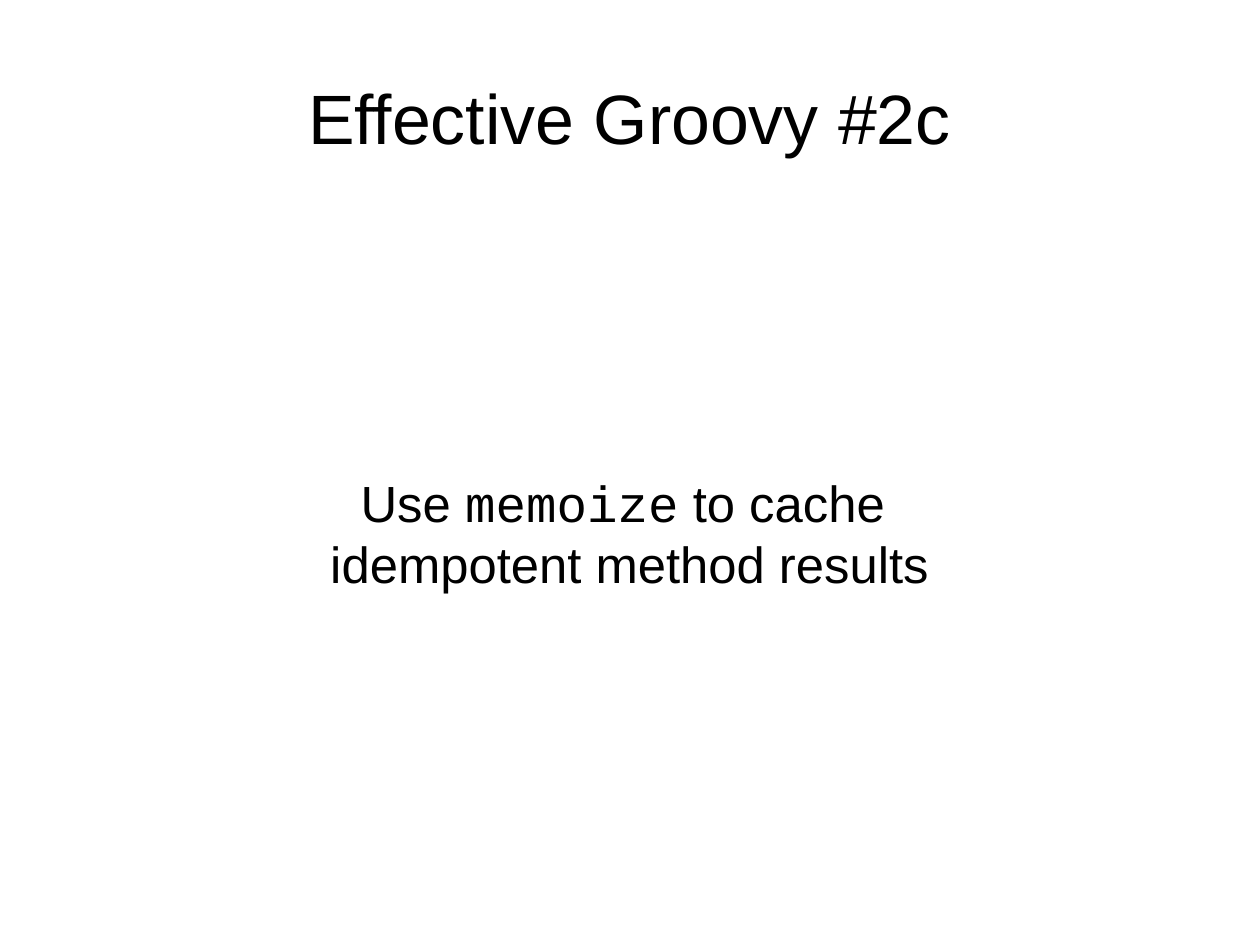
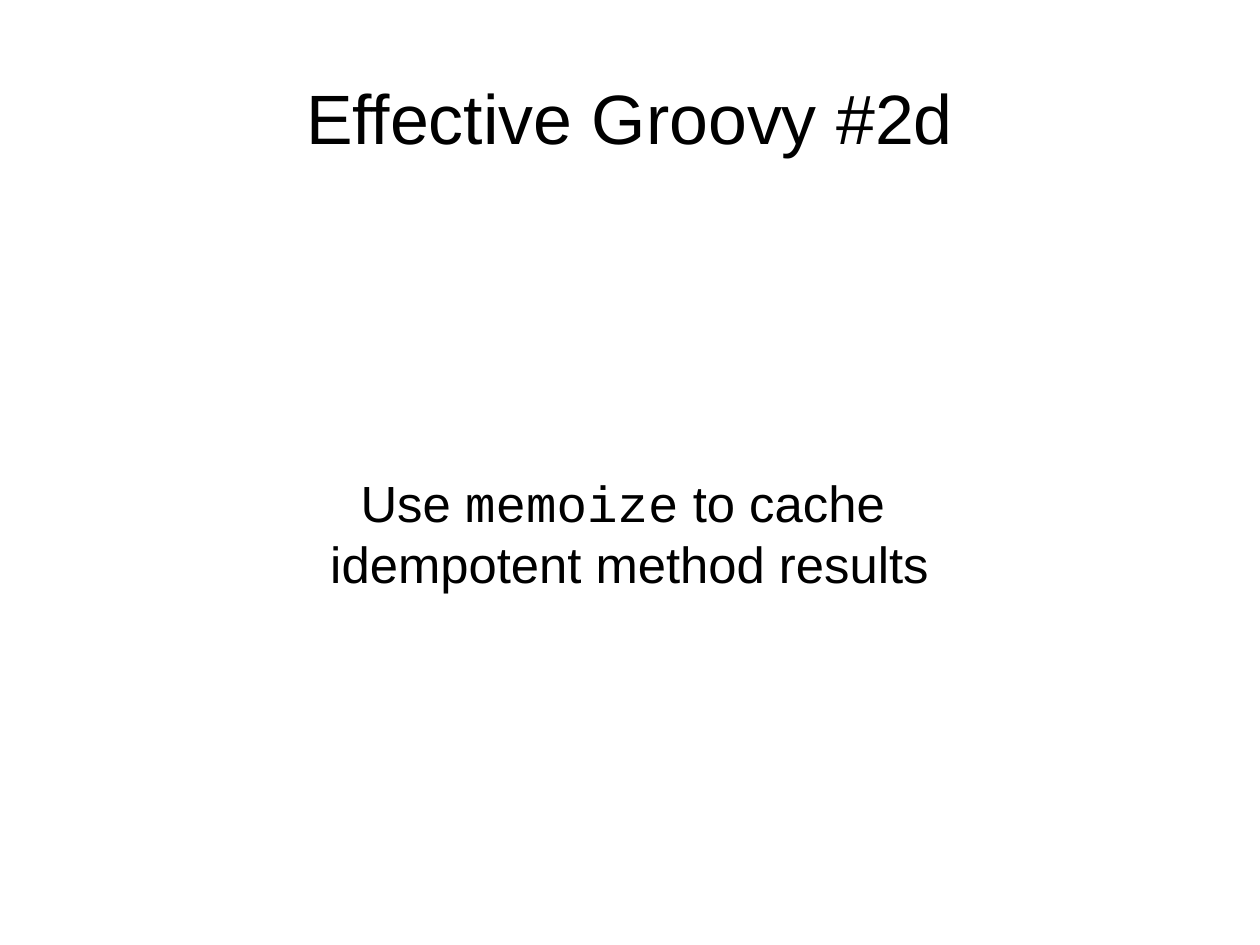
Before and after one commit to HamletDRC/presentations, a slide deck: slide 15 of effectivegroovy/effectivegroovy_springio2011.odp (slide 14 before the commit). Drawn at 1260x945 pixels with LibreOffice and Linux fonts; fonts in the diff are those of the drawing; background and template pictures are left out. Boxes give left, top, right and bottom in pixels: in the first picture for what was removed or moved away, otherwise in the second. Text is boxed around its words. In the diff, an @@ line names an element or a change of style, - is before the commit and + after.

Commit message:
effective grovoy, small slide changes.

```diff
--- a/effectivegroovy/effectivegroovy_springio2011.odp
+++ b/effectivegroovy/effectivegroovy_springio2011.odp
@@ title at [306,93,952,157]: text changed @@
-Effective Groovy #2c
+Effective Groovy #2d
```
Also in this commit, not shown: 9 other slides changed, 1 slide added, 2 other files.
